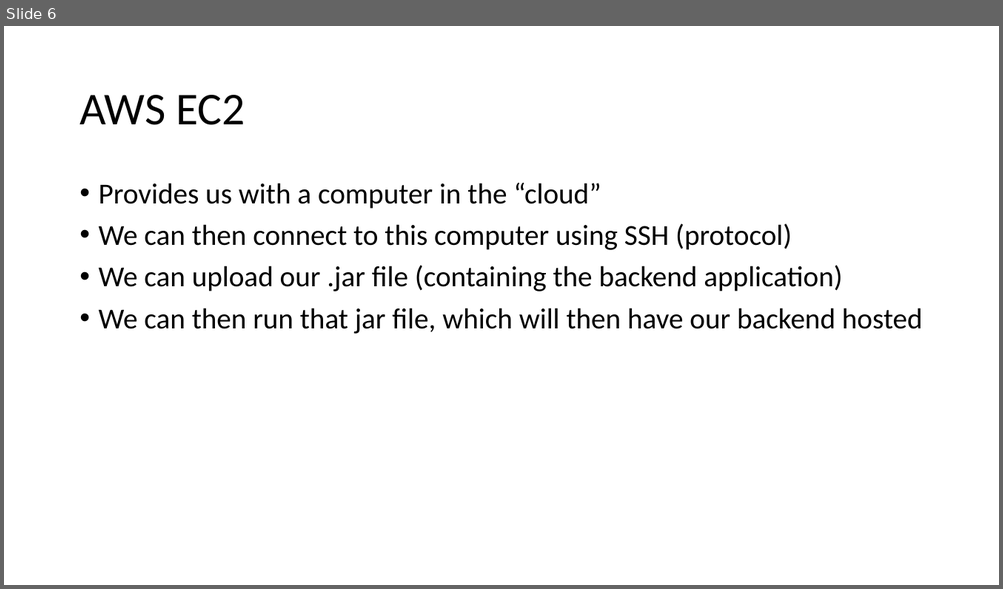
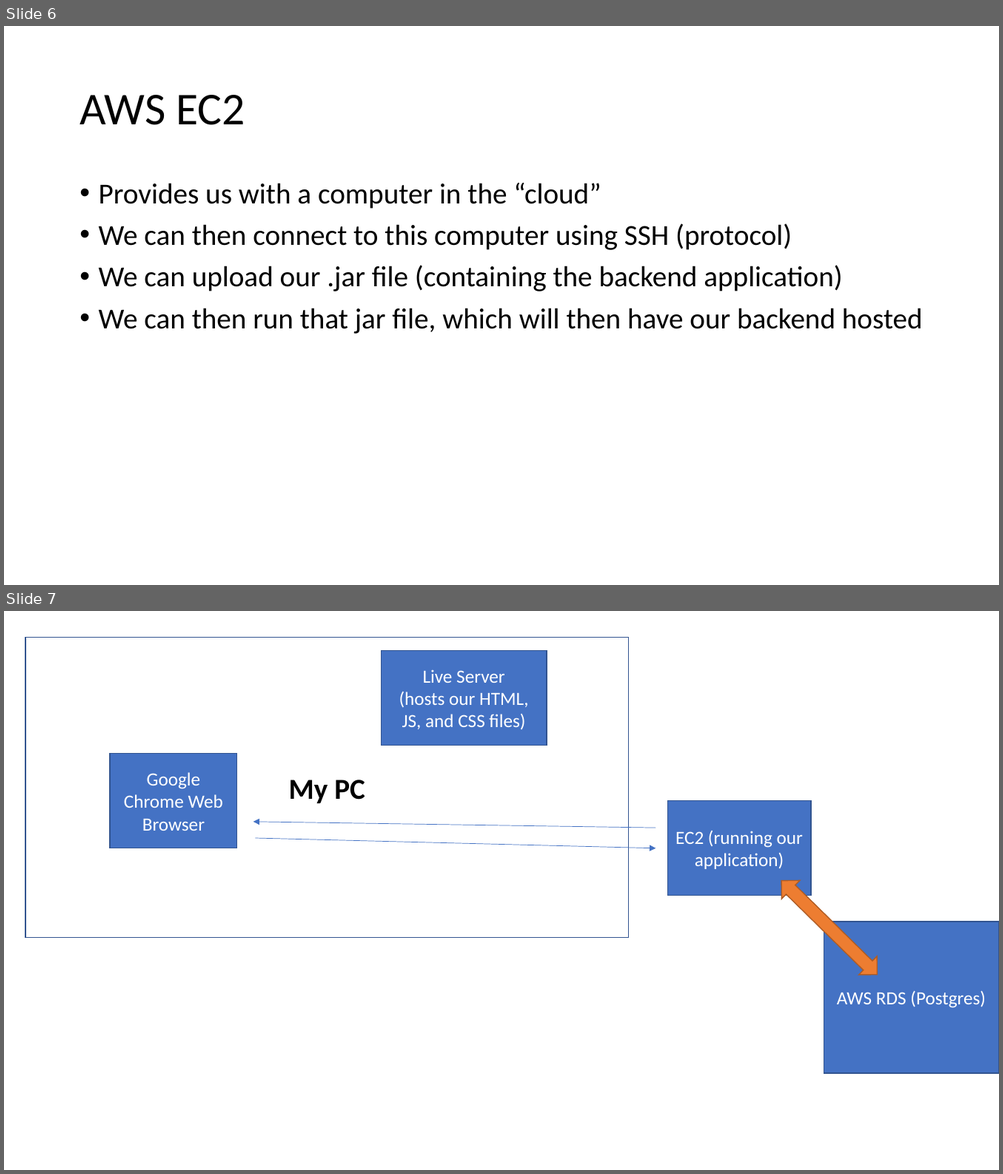
Before and after one commit to 211018jwa/training, a slide deck: week-5/day-1/aws-intro.pptx. Shown one above the other, each under a label of ours: slide 6 before the commit, slides 6 and 7 after it. The pictures are 1003x589 and 1003x1174 pixels, drawn with LibreOffice and Linux fonts; fonts in the diff are those of the drawing. Boxes give left, top, right and bottom in pixels: in the first picture for what was removed or moved away, otherwise in the second. Text is boxed around its words. In the diff, an @@ line names an element or a change of style, - is before the commit and + after.

```diff
--- a/week-5/day-1/aws-intro.pptx
+++ b/week-5/day-1/aws-intro.pptx
@@ slide 7 added at (x1=4, y1=611, x2=999, y2=1170), background #FFFFFF @@
@@ rectangle added at (x1=25, y1=638, x2=629, y2=939), fill #FFFFFF, outline #325491 1 pt, 28 pt, text #000000, bold @@
+My PC
@@ rectangle added at (x1=381, y1=650, x2=546, y2=745), fill #4472C4, outline #325491 1 pt, 18 pt, text #FFFFFF @@
+Live Server
+(hosts our HTML, JS, and CSS files)
@@ rectangle added at (x1=110, y1=754, x2=237, y2=849), fill #4472C4, outline #325491 1 pt, 18 pt, text #FFFFFF @@
+Google Chrome Web Browser
@@ rectangle added at (x1=667, y1=801, x2=811, y2=896), fill #4472C4, outline #325491 1 pt, 18 pt, text #FFFFFF @@
+EC2 (running our application)
@@ arrow added from (655, 828) to (253, 822), #4472C4 0.5 pt @@
@@ arrow added from (256, 839) to (655, 849), #4472C4 0.5 pt @@
@@ left right arrow added at (x1=772, y1=871, x2=886, y2=984), fill #ED7D31, outline #AF5C24 1 pt @@
@@ rectangle added at (x1=823, y1=922, x2=999, y2=1074), fill #4472C4, outline #325491 1 pt, 18 pt, text #FFFFFF @@
+AWS RDS (Postgres)
```
Also in this commit, not shown: 2 other slides added, 6 other files.
